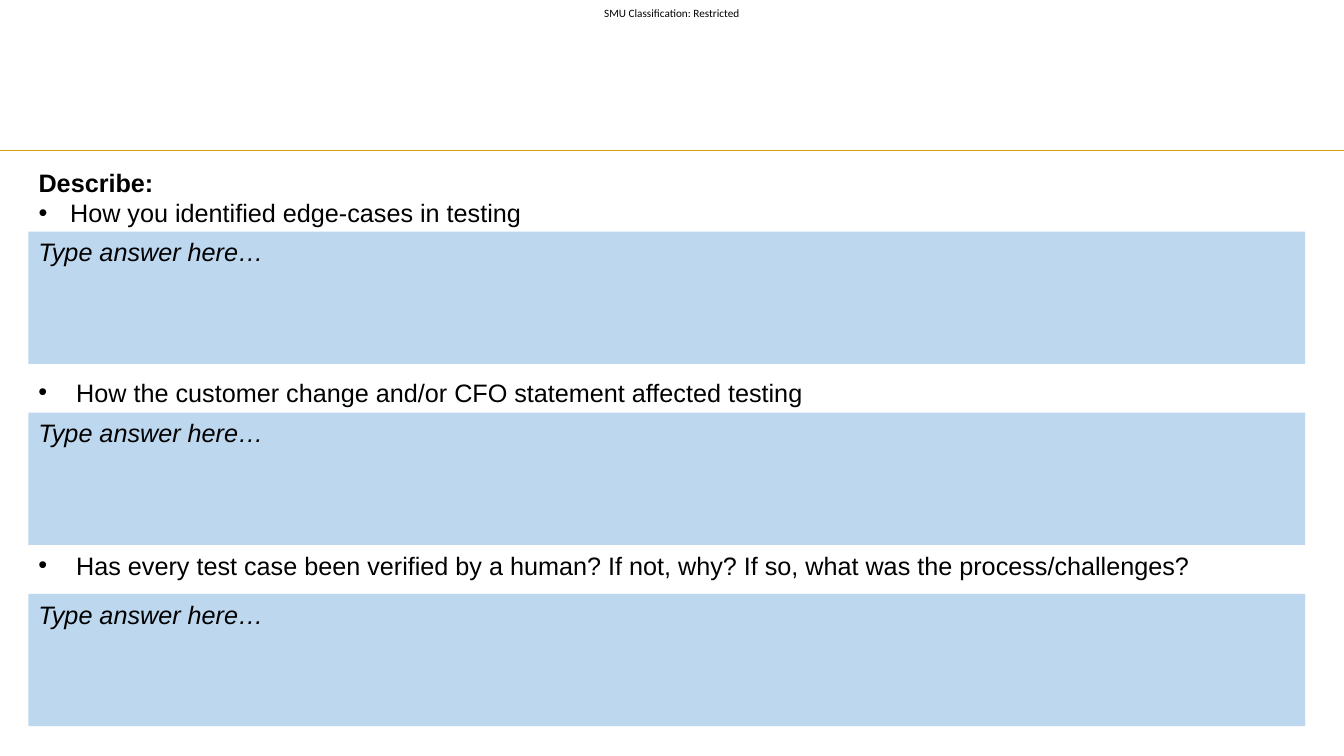
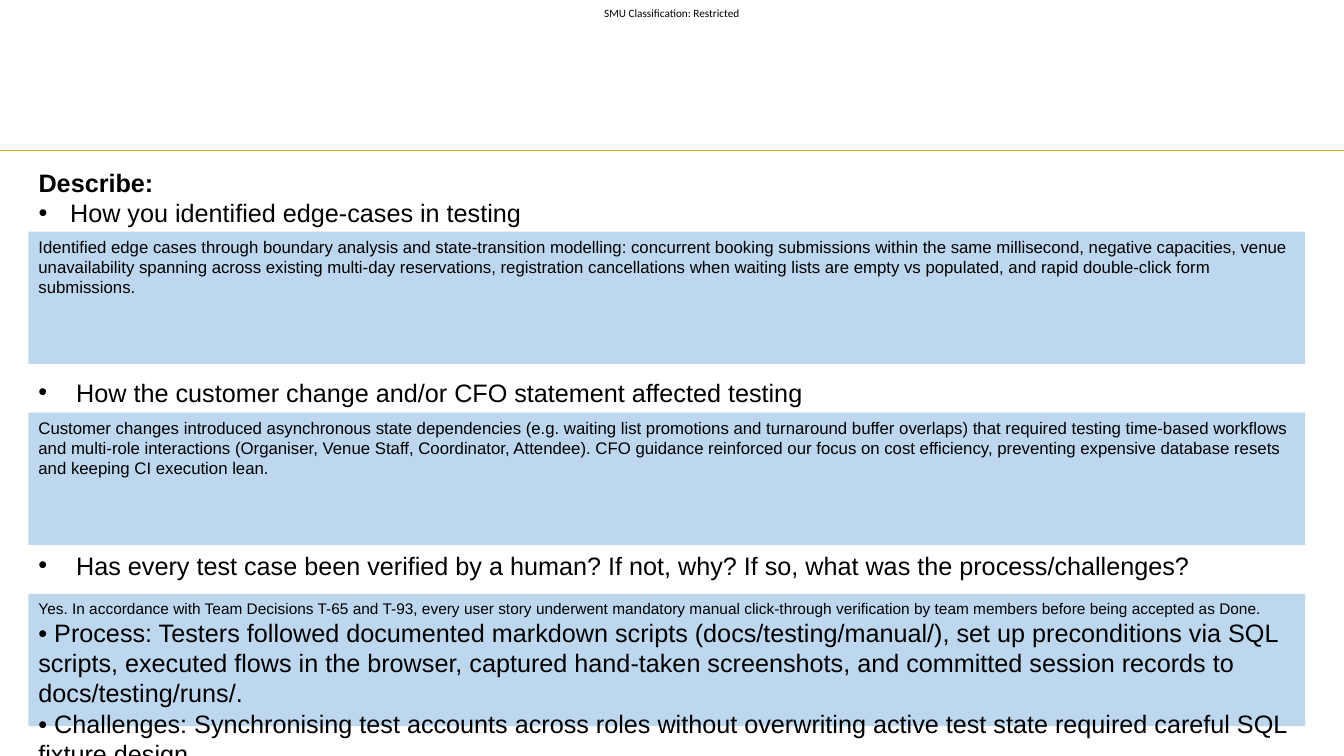
Before and after one commit to hongyime/sgConnectSphere2026, a slide deck: slide 11 of docs/slides/presentation/Week 11 Slide Template.pptx. Drawn at 1344x756 pixels with LibreOffice and Linux fonts; fonts in the diff are those of the drawing; background and template pictures are left out. Boxes give left, top, right and bottom in pixels: in the first picture for what was removed or moved away, otherwise in the second. Text is boxed around its words. In the diff, an @@ line names an element or a change of style, - is before the commit and + after.

Commit message:
docs(slides): populate Week 11 presentation slide deck

```diff
--- a/docs/slides/presentation/Week 11 Slide Template.pptx
+++ b/docs/slides/presentation/Week 11 Slide Template.pptx
@@ text in rectangle at [38,241,1287,293]: text changed; size 18 to 12 pt; italic off @@
-Type answer here…
+Identified edge cases through boundary analysis and state-transition modelling: concurrent booking submissions within the same millisecond, negative capacities, venue unavailability spanning across existing multi-day reservations, registration cancellations when waiting lists are empty vs populated, and rapid double-click form submissions.
@@ text in rectangle at [38,422,1287,478]: text changed; size 18 to 12 pt; italic off @@
-Type answer here…
+Customer changes introduced asynchronous state dependencies (e.g. waiting list promotions and turnaround buffer overlaps) that required testing time-based workflows and multi-role interactions (Organiser, Venue Staff, Coordinator, Attendee). CFO guidance reinforced our focus on cost efficiency, preventing expensive database resets and keeping CI execution lean.
@@ text in rectangle at [38,603,1287,738]: text changed; italic off @@
-Type answer here…
+Yes. In accordance with Team Decisions T-65 and T-93, every user story underwent mandatory manual click-through verification by team members before being accepted as Done.
+• Process: Testers followed documented markdown scripts (docs/testing/manual/), set up preconditions via SQL scripts, executed flows in the browser, captured hand-taken screenshots, and committed session records to docs/testing/runs/.
+• Challenges: Synchronising test accounts across roles without overwriting active test state required careful SQL fixture design.
```
Also in this commit, not shown: 14 other slides changed, 1 other file.
